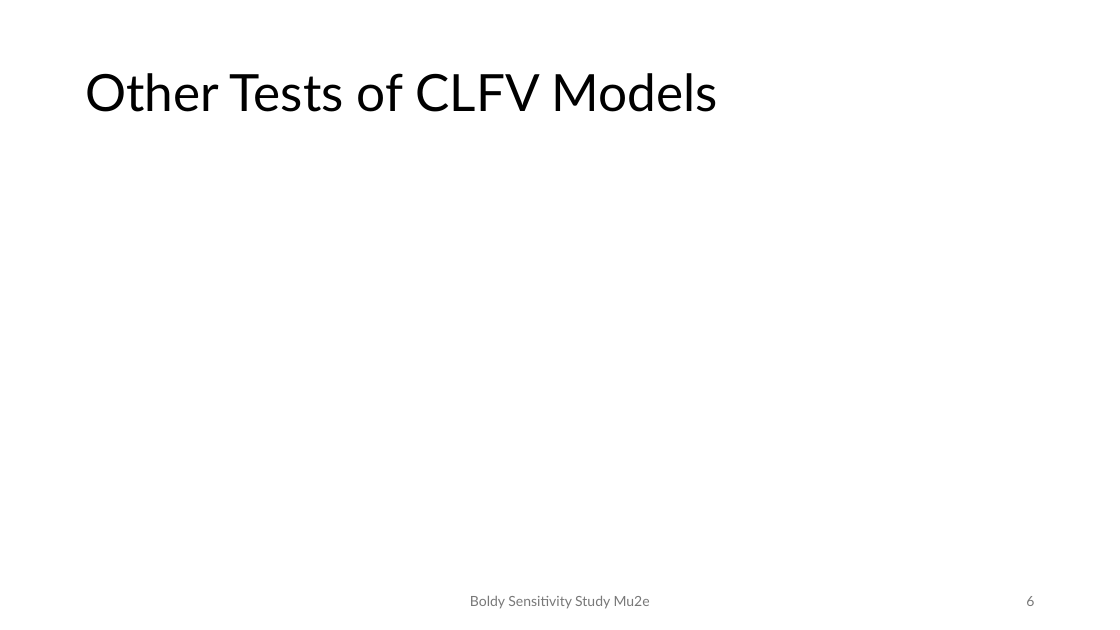
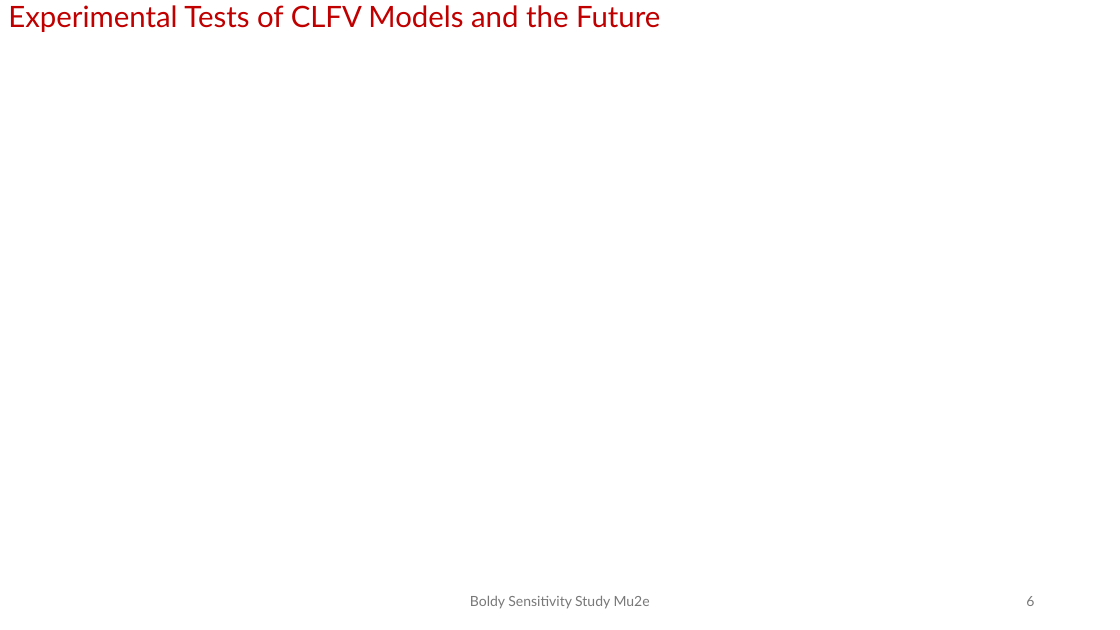
Before and after one commit to andrewboldy/DissertationAndProposalWriting, a slide deck: slide 6 of ProposalWriting/Presentation/BoldyProposalDefense [Autosaved].pptx. Drawn at 1120x630 pixels with LibreOffice and Linux fonts; fonts in the diff are those of the drawing. Boxes give left, top, right and bottom in pixels: in the first picture for what was removed or moved away, otherwise in the second. Text is boxed around its words. In the diff, an @@ line names an element or a change of style, - is before the commit and + after.

Commit message:
Updates to proposal presentation, adjusting title position and rearranging the theoretical motivation to front

```diff
--- a/ProposalWriting/Presentation/BoldyProposalDefense [Autosaved].pptx
+++ b/ProposalWriting/Presentation/BoldyProposalDefense [Autosaved].pptx
@@ text added at (8,5,660,32), 25.2 pt, text #C00000 @@
+Experimental Tests of CLFV Models and the Future
@@ title removed at (85,73,717,112) @@
-Other Tests of CLFV Models
```
Also in this commit, not shown: 25 other slides changed, 1 slide added.
